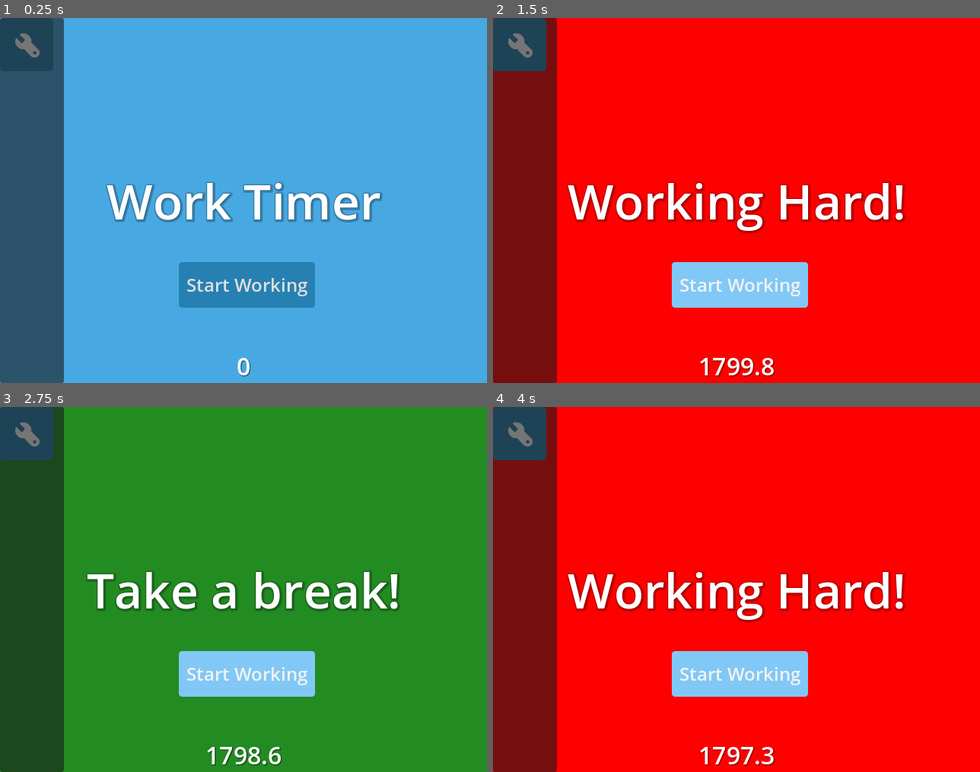
Above: before the commit, frames 1-4 (two rows, left to right).
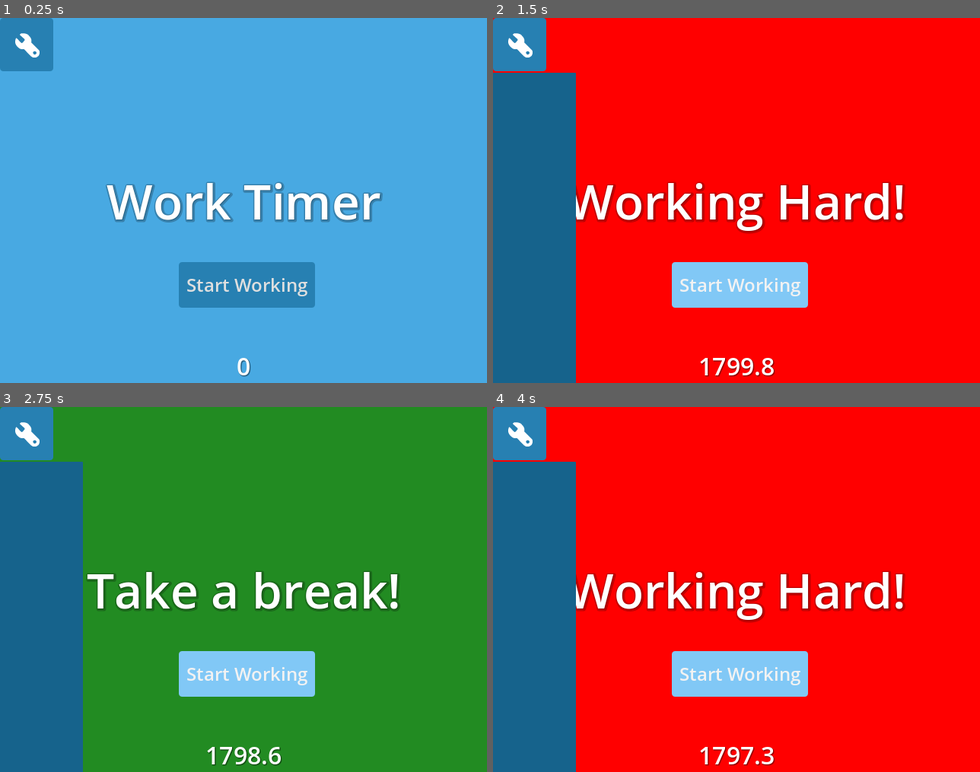
Above: after the commit, the same moments.

Repository: ForlornU/Gomodoro
Game: Godot game, scene res://MainScene.tscn
Two runs of this game, one before a commit and one after it. Both use one fixed random seed, a clock stepped at 60 frames per second and the inputs below.
Inputs (mouse positions are in pixels of both pictures, inside the frame that each line leads up to):
- Up to frame 1 (0.25 s): no input
- Up to frame 2 (1.5 s): click (517, 43) at 0.5 s; click "Start Working" at 1.25 s
- Up to frame 3 (2.75 s): click "Start Working" at 2 s
- Up to frame 4 (4 s): click "Start Working" at 2.75 s

The runs differ from the first frame. In frame 1, 13% of the frame differs, in the area x 0-14%, y 0-100%; in frame 2, 16%, in the area x 0-18%, y 0-100%; in frame 3, 16%; in frame 4, 16%.

Commit message:
New Panel

Diff:
--- a/Assets/MainTheme.tres
+++ b/Assets/MainTheme.tres
@@ -38,9 +38,17 @@
 expand_margin_right = 9.0
 expand_margin_bottom = 9.0
 
+[sub_resource type="StyleBoxFlat" id="StyleBoxFlat_yxwcq"]
+bg_color = Color(0.0850369, 0.390471, 0.54817, 1)
+corner_radius_top_left = 1
+corner_radius_top_right = 1
+corner_radius_bottom_right = 1
+corner_radius_bottom_left = 1
+
 [resource]
 Button/font_sizes/font_size = 24
 Button/styles/focus = SubResource("StyleBoxEmpty_6mdwd")
 Button/styles/hover = SubResource("StyleBoxFlat_jmoyw")
 Button/styles/normal = SubResource("StyleBoxFlat_gemb7")
 Button/styles/pressed = SubResource("StyleBoxFlat_6kori")
+Panel/styles/panel = SubResource("StyleBoxFlat_yxwcq")
--- a/MainScene.tscn
+++ b/MainScene.tscn
@@ -84,12 +84,17 @@
 
 [node name="SettingsPanel" type="Panel" parent="ColorRect"]
 layout_mode = 1
-anchors_preset = 9
-anchor_bottom = 1.0
-offset_right = 84.0
+anchors_preset = 4
+anchor_top = 0.5
+anchor_bottom = 0.5
+offset_top = -168.0
+offset_right = 109.0
+offset_bottom = 246.0
 grow_vertical = 2
+theme = ExtResource("3_pm7a3")
 
 [node name="Timer" type="Timer" parent="."]
 
 [connection signal="pressed" from="ColorRect/StartButton" to="." method="_button_pressed"]
+[connection signal="pressed" from="ColorRect/SettingsButton" to="." method="_on_settings_button_pressed"]
 [connection signal="timeout" from="Timer" to="." method="_on_timer_timeout"]
--- a/Scripts/ButtonLogic.gd
+++ b/Scripts/ButtonLogic.gd
@@ -5,9 +5,11 @@
 @onready var timer_label: Label = $ColorRect/TimerLabel
 var timer_active = false
 @onready var timer: Timer = $Timer
-@onready var button: Button = $ColorRect/Button
+@onready var button: Button = $ColorRect/StartButton
+@onready var settings_panel: Panel = $ColorRect/SettingsPanel
 
 func _ready() -> void:
+	settings_panel.visible = false
 	timer_label.text = "30:00"
 	timer.wait_time = 1800
 
@@ -32,3 +34,6 @@
 
 func _on_timer_timeout() -> void:
 	_button_pressed()
+
+func _on_settings_button_pressed() -> void:
+	settings_panel.visible = !settings_panel.visible
Not shown: 1 places in Assets/MainTheme.tres that only renumber resources
